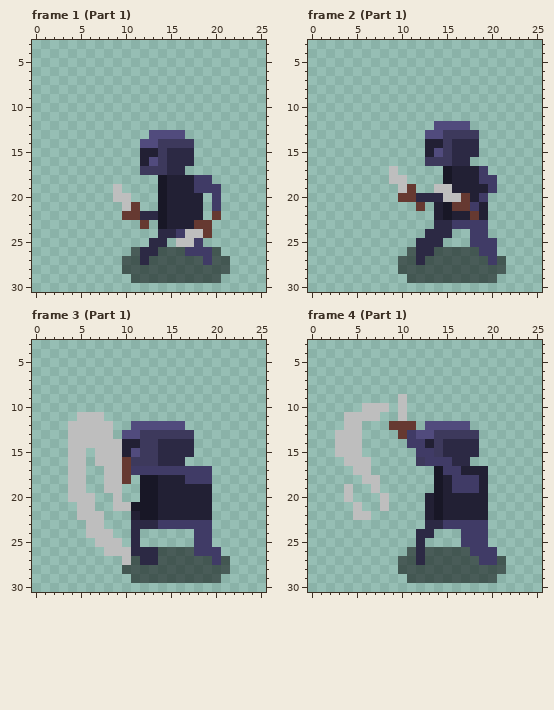
File history of a pixel-art file, Assets/Sprites/Asperite files/BasicAttack.aseprite. The first picture shows the starting point.
32x32 pixels, 24 frames. Shown: frame 1 (Part 1): x 0..25, y 3..30; frame 2 (Part 1): x 0..25, y 3..30; frame 3 (Part 1): x 0..25, y 3..30; frame 4 (Part 1): x 0..25, y 3..30. The commit also changed other frames, which this record leaves out.
Now the later version:
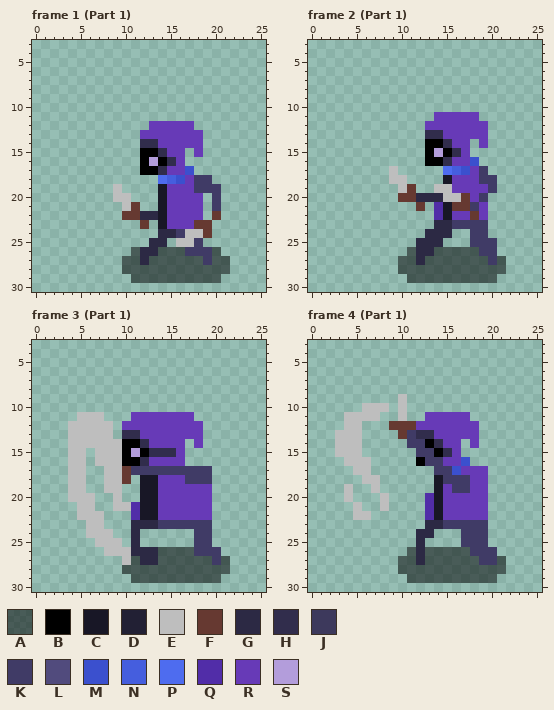
Palette (. is transparent): A #00000083  B #000000  C #181726  D #222034  E #bebebe  F #663931  G #2c2944  H #312d4c  J #3d395c  K #403b66  L #514b7d  M #3b50ce  N #455ede  P #4e6cef  Q #512da8  R #673ab7  S #b39ddb
Change:
{"where": "frame 1 (Part 1), layer \"Layer 1\""}
{"frame":1,"y":12,"x":13,"old":".....","new":"RRRRR"}
{"frame":1,"y":13,"x":12,"old":".LLLL..","new":"RRRRRRR"}
{"frame":1,"y":14,"x":12,"old":"LLJJJJ.","new":"HHRRRRR"}
{"frame":1,"y":15,"x":12,"old":"DDJGGG.","new":"BBHRR.R"}
{"frame":1,"y":16,"x":12,"old":"DLJGGG","new":"BSBHR."}
{"frame":1,"y":17,"x":12,"old":"JJJGG.","new":"BBHRRM"}
{"frame":1,"y":18,"x":14,"old":"CDDD","new":"PNMR"}
{"frame":1,"y":19,"x":15,"old":"DDD","new":"RRR"}
{"frame":1,"y":20,"x":15,"old":"DDDD","new":"RRRR"}
{"frame":1,"y":21,"x":15,"old":"DDDD","new":"RRRR"}
{"frame":1,"y":22,"x":15,"old":"DDDD","new":"RRRR"}
{"frame":1,"y":23,"x":15,"old":"DDD","new":"RRR"}
{"where": "frame 2 (Part 1), layer \"Layer 1\""}
{"frame":2,"y":11,"x":14,"old":".....","new":"RRRRR"}
{"frame":2,"y":12,"x":13,"old":".LLLL..","new":"RRRRRRR"}
{"frame":2,"y":13,"x":13,"old":"LLJJJJ.","new":"HHRRRRR"}
{"frame":2,"y":14,"x":13,"old":"DDJGGG.","new":"BBHRR.R"}
{"frame":2,"y":15,"x":13,"old":"DLJGGG","new":"BSBHR."}
{"frame":2,"y":16,"x":13,"old":"JJJGG.","new":"BBHRRM"}
{"frame":2,"y":17,"x":15,"old":"CDDD","new":"PNMR"}
{"frame":2,"y":18,"x":16,"old":"DDD","new":"RRR"}
{"frame":2,"y":19,"x":16,"old":"DDDD","new":"RRRR"}
{"frame":2,"y":20,"x":18,"old":"D","new":"R"}
{"frame":2,"y":21,"x":14,"old":"D","new":"Q"}
{"frame":2,"y":21,"x":19,"old":"D","new":"R"}
{"frame":2,"y":22,"x":14,"old":"D","new":"Q"}
{"frame":2,"y":22,"x":16,"old":"DD","new":"RR"}
{"frame":2,"y":22,"x":19,"old":"D","new":"R"}
{"where": "frame 3 (Part 1), layer \"Layer 1\""}
{"frame":3,"y":11,"x":11,"old":".......","new":"RRRRRRR"}
{"frame":3,"y":12,"x":10,"old":".LLLLLL..","new":"RRRRRRRRR"}
{"frame":3,"y":13,"x":10,"old":"LLJJJJJJ.","new":"HHRRRRRRR"}
{"frame":3,"y":14,"x":10,"old":"DDJJGGGG.","new":"BBHRRRR.R"}
{"frame":3,"y":15,"x":10,"old":"DLJJGGGG","new":"BSBHHHR."}
{"frame":3,"y":16,"x":10,"old":"FJJJGGG","new":"BBHRRRR"}
{"frame":3,"y":18,"x":14,"old":"DDD","new":"RRR"}
{"frame":3,"y":19,"x":14,"old":"DDDDDD","new":"RRRRRR"}
{"frame":3,"y":20,"x":14,"old":"DDDDDD","new":"RRRRRR"}
{"frame":3,"y":21,"x":11,"old":"C","new":"Q"}
{"frame":3,"y":21,"x":14,"old":"DDDDDD","new":"RRRRRR"}
{"frame":3,"y":22,"x":11,"old":"D","new":"Q"}
{"frame":3,"y":22,"x":14,"old":"DDDDDD","new":"RRRRRR"}
{"where": "frame 4 (Part 1), layer \"Layer 1\""}
{"frame":4,"y":11,"x":13,"old":".....","new":"RRRRR"}
{"frame":4,"y":12,"x":12,"old":".LLLLL.","new":"RRRRRRR"}
{"frame":4,"y":13,"x":12,"old":"LLJJJJJ","new":"HHRRRRR"}
{"frame":4,"y":14,"x":13,"old":"DJGGGG","new":"BHRR.R"}
{"frame":4,"y":15,"x":14,"old":"JGGGG","new":"BHR.."}
{"frame":4,"y":16,"x":12,"old":"J","new":"B"}
{"frame":4,"y":16,"x":15,"old":"KGG","new":"RRM"}
{"frame":4,"y":17,"x":14,"old":"C","new":"K"}
{"frame":4,"y":17,"x":16,"old":"KDDD","new":"MRRR"}
{"frame":4,"y":18,"x":15,"old":"D","new":"K"}
{"frame":4,"y":18,"x":18,"old":"KD","new":"RR"}
{"frame":4,"y":19,"x":15,"old":"D","new":"R"}
{"frame":4,"y":19,"x":18,"old":"KD","new":"RR"}
{"frame":4,"y":20,"x":13,"old":"D","new":"Q"}
{"frame":4,"y":20,"x":15,"old":"DDDDD","new":"RRRRR"}
{"frame":4,"y":21,"x":13,"old":"D","new":"Q"}
{"frame":4,"y":21,"x":15,"old":"DDDDD","new":"RRRRR"}
{"frame":4,"y":22,"x":13,"old":"D","new":"Q"}
{"frame":4,"y":22,"x":15,"old":"DDDDD","new":"RRRRR"}
{"label":"changed","picture_box":[140,121,203,229]}
{"label":"changed","picture_box":[425,112,488,220]}
{"label":"changed","picture_box":[122,412,212,520]}
{"label":"changed","picture_box":[416,412,488,520]}
